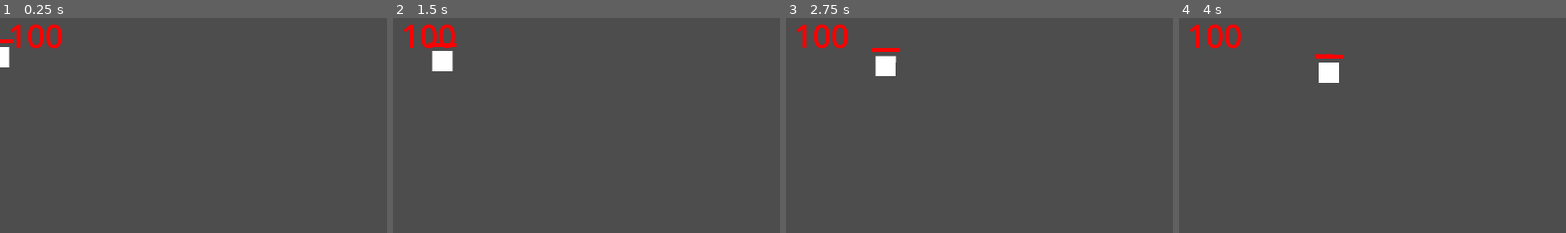
Above: before the commit, frames 1-4 (left to right).
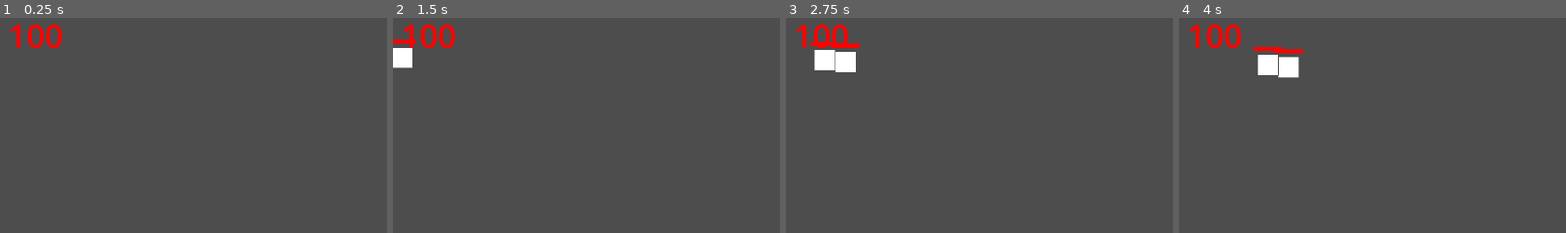
Above: after the commit, the same moments.

Repository: officialSl0th/tower-defense-2d
Game: Godot game, scene res://scenes/main.tscn
The game is run twice, just before and just after one commit, with the same random seed, the same clock (stepped at 60 frames per second) and the same inputs.
Inputs:
- Up to frame 1 (0.25 s): no input
- Up to frame 2 (1.5 s): click "Archer Tower" at 0.5 s; click "Machine Gun Tower" at 1.25 s
- Up to frame 3 (2.75 s): click "Archer Tower" at 2 s
- Up to frame 4 (4 s): click "Machine Gun Tower" at 2.75 s; click "Archer Tower" at 3.5 s
The pictures show only the part of the screen within x 0-50%, y 0-50%; the shares and areas given below are measured in that part.

The runs differ from the first frame. In frame 1, 0.3% of the frame differs, in the area x 0-4%, y 9-23%; in frame 2, 1.2%; in frame 3, 1.9%; in frame 4, 2.0%, in the area x 19-43%, y 13-31%.

Commit message:
add wave system

Diff:
--- /dev/null
+++ b/resources/entity_groups/zombie_group_small.tres
@@ -0,0 +1,11 @@
+[gd_resource type="Resource" script_class="EntityGroup" load_steps=3 format=3 uid="uid://dny2nmtso36y7"]
+
+[ext_resource type="Resource" uid="uid://budmgpqyrjepl" path="res://resources/path_entities/zombie_path_entity.tres" id="1_05l8g"]
+[ext_resource type="Script" path="res://source/EntityGroupResource.gd" id="1_mhoi7"]
+
+[resource]
+script = ExtResource("1_mhoi7")
+entity_resource = ExtResource("1_05l8g")
+amount_of_entities = 2
+time_between_entities = 0.5
+path_id = 0
--- /dev/null
+++ b/resources/wave_containers/test_waves.tres
@@ -0,0 +1,11 @@
+[gd_resource type="Resource" script_class="Waves" load_steps=4 format=3 uid="uid://dlak6uphu78t5"]
+
+[ext_resource type="Script" path="res://source/WavesResource.gd" id="1_jpfbk"]
+[ext_resource type="Resource" uid="uid://dxjebpxsm7e5n" path="res://resources/waves/test_wave_1.tres" id="2_1qs80"]
+[ext_resource type="Resource" uid="uid://ddthc6ua5kexw" path="res://resources/waves/test_wave_2.tres" id="3_giske"]
+
+[resource]
+script = ExtResource("1_jpfbk")
+time_before_waves = 1.0
+time_between_waves = 3.0
+waves = Array[Resource("res://source/WaveResource.gd")]([ExtResource("2_1qs80"), ExtResource("3_giske")])
--- /dev/null
+++ b/resources/waves/test_wave_1.tres
@@ -0,0 +1,9 @@
+[gd_resource type="Resource" script_class="Wave" load_steps=3 format=3 uid="uid://dxjebpxsm7e5n"]
+
+[ext_resource type="Resource" uid="uid://dny2nmtso36y7" path="res://resources/entity_groups/zombie_group_small.tres" id="1_aqjrq"]
+[ext_resource type="Script" path="res://source/WaveResource.gd" id="1_rap1k"]
+
+[resource]
+script = ExtResource("1_rap1k")
+entity_groups = Array[Resource("res://source/EntityGroupResource.gd")]([ExtResource("1_aqjrq")])
+time_between_groups = 1.0
--- /dev/null
+++ b/resources/waves/test_wave_2.tres
@@ -0,0 +1,9 @@
+[gd_resource type="Resource" script_class="Wave" load_steps=3 format=3 uid="uid://ddthc6ua5kexw"]
+
+[ext_resource type="Script" path="res://source/WaveResource.gd" id="1_i5rdy"]
+[ext_resource type="Resource" uid="uid://dny2nmtso36y7" path="res://resources/entity_groups/zombie_group_small.tres" id="1_r7qga"]
+
+[resource]
+script = ExtResource("1_i5rdy")
+entity_groups = Array[Resource("res://source/EntityGroupResource.gd")]([ExtResource("1_r7qga"), ExtResource("1_r7qga")])
+time_between_groups = 2.0
--- a/scenes/main.tscn
+++ b/scenes/main.tscn
@@ -1,10 +1,11 @@
-[gd_scene load_steps=7 format=3 uid="uid://6vusjlkjjbmr"]
+[gd_scene load_steps=8 format=3 uid="uid://6vusjlkjjbmr"]
 
 [ext_resource type="PackedScene" uid="uid://bbcoo6w6wllv8" path="res://scenes/path_entity.tscn" id="1_655av"]
-[ext_resource type="Resource" uid="uid://dgp5kaovc1pyb" path="res://resources/archer_tower.tres" id="2_8r142"]
+[ext_resource type="Script" path="res://source/WaveController.gd" id="1_o4ocp"]
+[ext_resource type="Resource" uid="uid://dgp5kaovc1pyb" path="res://resources/towers/archer_tower.tres" id="2_8r142"]
+[ext_resource type="Resource" uid="uid://dlak6uphu78t5" path="res://resources/wave_containers/test_waves.tres" id="2_57l3g"]
 [ext_resource type="PackedScene" uid="uid://cigiq5coqeney" path="res://scenes/ui_overlay.tscn" id="3_aelhk"]
-[ext_resource type="Resource" uid="uid://dmr7xi37lb3bv" path="res://resources/machine_gun_tower.tres" id="3_x6vpa"]
-[ext_resource type="Resource" uid="uid://budmgpqyrjepl" path="res://resources/zombie_path_entity.tres" id="5_03dc4"]
+[ext_resource type="Resource" uid="uid://dmr7xi37lb3bv" path="res://resources/towers/machine_gun_tower.tres" id="3_x6vpa"]
 
 [sub_resource type="Curve2D" id="Curve2D_wp508"]
 bake_interval = 0.01
@@ -15,16 +16,17 @@
 
 [node name="Main" type="Node2D"]
 
+[node name="WaveController" type="Node2D" parent="." node_paths=PackedStringArray("paths")]
+script = ExtResource("1_o4ocp")
+waves = ExtResource("2_57l3g")
+paths = [NodePath("../Path1")]
+entity_scene = ExtResource("1_655av")
+
 [node name="TowerParent" type="Node2D" parent="."]
 
 [node name="Path1" type="Path2D" parent="."]
 curve = SubResource("Curve2D_wp508")
 
-[node name="ZombieEntity" parent="Path1" instance=ExtResource("1_655av")]
-position = Vector2(-27, 108)
-rotation = 0.00230946
-resource = ExtResource("5_03dc4")
-
 [node name="CanvasLayer" type="CanvasLayer" parent="."]
 
 [node name="UIOverlay" parent="CanvasLayer" instance=ExtResource("3_aelhk")]
--- /dev/null
+++ b/source/EntityGroupResource.gd
@@ -0,0 +1,7 @@
+extends Resource
+class_name EntityGroup
+
+@export var entity_resource: PathEntityResource;
+@export var amount_of_entities: int;
+@export var time_between_entities: float;
+@export var path_id: int;
--- a/source/PathEntity.gd
+++ b/source/PathEntity.gd
@@ -1,7 +1,9 @@
 extends PathFollow2D
 class_name PathEntity
 
-@export var resource: PathEntityResource;
+signal removed(entity: PathEntity);
+
+var resource: PathEntityResource;
 
 @onready var _health_bar: QuadMesh = $HealthContainer/HealthBar.get_mesh();
 @onready var _max_health_bar_size: Vector2 = _health_bar.size;
@@ -18,6 +20,7 @@
 func _process(delta: float) -> void:
 	if get_progress_ratio() == 1:
 		Health.health -= _total_health;
+		removed.emit(self);
 		queue_free()
 
 	set_progress(get_progress() + _move_speed * delta);
@@ -27,4 +30,5 @@
 	_health_bar.size = Vector2(_current_health / float(_total_health) * _max_health_bar_size[0], 1);
 
 	if _current_health == 0:
+		removed.emit(self);
 		queue_free();
--- /dev/null
+++ b/source/WaveController.gd
@@ -0,0 +1,93 @@
+extends Node
+class_name WaveController
+
+@export var waves: Waves;
+@export var paths: Array[Path2D];
+@export var entity_scene: PackedScene;
+
+@onready var _wave_timer: Timer = Timer.new();
+@onready var _entity_group_timer: Timer = Timer.new();
+@onready var _entity_timer: Timer = Timer.new();
+
+var _current_wave_index: int = 0;
+var _current_entity_group_index: int = 0;
+var _current_entity_index: int = 0;
+
+var _current_wave: Wave;
+var _current_entity_group: EntityGroup;
+var _entity_list: Array[PathEntity];
+
+func _ready() -> void:
+	_wave_timer.set_wait_time(waves.time_before_waves);
+	_wave_timer.set_one_shot(true);
+	_wave_timer.timeout.connect(_start_wave);
+	add_child(_wave_timer);
+
+	_entity_group_timer.set_one_shot(true);
+	_entity_group_timer.timeout.connect(_start_entity_group);
+	add_child(_entity_group_timer);
+
+	_entity_timer.timeout.connect(_spawn_entity);
+	add_child(_entity_timer);
+
+	_wave_timer.start();
+
+func _start_wave() -> void:
+	print("Wave " + str(_current_wave_index) + " started");
+
+	_current_wave = waves.waves[_current_wave_index];
+
+	_entity_group_timer.set_wait_time(_current_wave.time_between_groups);
+	_current_entity_group_index = 0;
+	_start_entity_group();
+
+func _end_wave() -> void:
+	print("Wave " + str(_current_wave_index) + " ended");
+
+	_current_wave_index += 1;
+
+	if _current_wave_index < len(waves.waves):
+		_wave_timer.set_wait_time(waves.time_between_waves);
+		_wave_timer.start();
+
+func _start_entity_group() -> void:
+	print("Entity group " + str(_current_entity_group_index) + " started");
+
+	_current_entity_group = _current_wave.entity_groups[_current_entity_group_index];
+	_entity_timer.set_wait_time(_current_entity_group.time_between_entities);
+	_entity_timer.start();
+	_spawn_entity();
+
+func _end_entity_group() -> void:
+	print("Entity group " + str(_current_entity_group_index) + " ended");
+
+	_current_entity_group_index += 1;
+	_current_entity_index = 0;
+	_entity_timer.stop();
+
+	if _current_entity_group_index < len(_current_wave.entity_groups):
+		_entity_group_timer.start();
+
+func _spawn_entity() -> void:
+	if _current_entity_index == _current_entity_group.amount_of_entities:
+		_end_entity_group();
+		return;
+
+	var _entity: PathEntity = entity_scene.instantiate();
+	_entity.resource = _current_entity_group.entity_resource;
+	_entity.removed.connect(_entity_removed);
+
+	var _path_curve: Curve2D = paths[_current_entity_group.path_id].get_curve();
+	_entity.set_position(_path_curve.get_point_position(0));
+
+	paths[_current_entity_group.path_id].add_child(_entity);
+	_current_entity_index += 1;
+	_entity_list.append(_entity);
+
+	print("Spawned entity " + str(_current_entity_index));
+
+func _entity_removed(entity: PathEntity) -> void:
+	_entity_list.erase(entity);
+
+	if !_entity_list:
+		_end_wave();
--- /dev/null
+++ b/source/WaveResource.gd
@@ -0,0 +1,5 @@
+extends Resource
+class_name Wave
+
+@export var entity_groups: Array[EntityGroup];
+@export var time_between_groups: float;
--- /dev/null
+++ b/source/WavesResource.gd
@@ -0,0 +1,6 @@
+extends Resource
+class_name Waves
+
+@export var time_before_waves: float;
+@export var time_between_waves: float;
+@export var waves: Array[Wave];
Renamed: resources/zombie_path_entity.tres -> resources/path_entities/zombie_path_entity.tres
Renamed: resources/archer_tower.tres -> resources/towers/archer_tower.tres
Renamed: resources/machine_gun_tower.tres -> resources/towers/machine_gun_tower.tres
